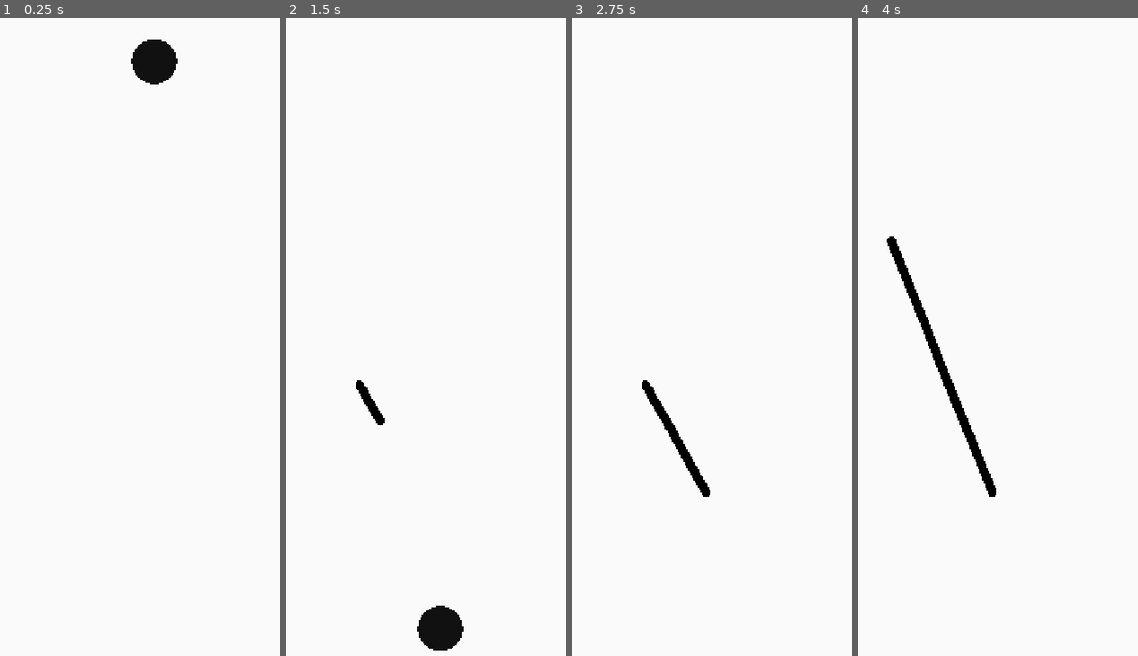
Above: before the commit, frames 1-4 (left to right).
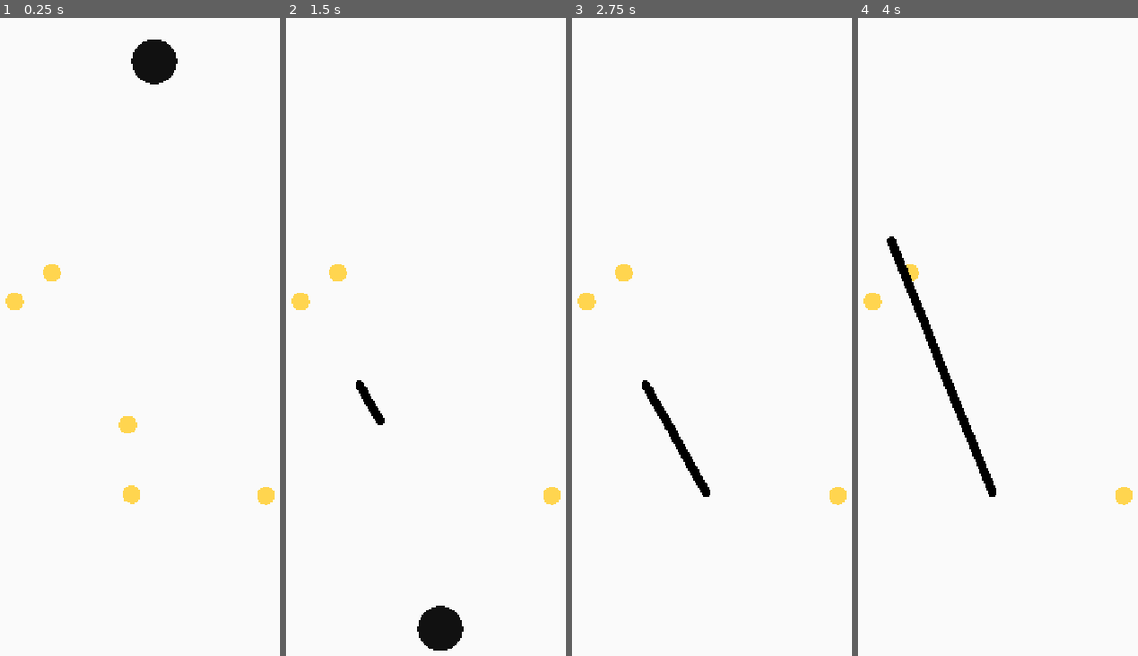
Above: after the commit, the same moments.

Repository: day-dreamer-11/bounce-line-
Game: Godot game, scene res://scenes/TrailDemo.tscn
Two runs of this game, one before a commit and one after it. Both use one fixed random seed, a clock stepped at 60 frames per second and the inputs below.
Inputs (mouse positions are in pixels of both pictures, inside the frame that each line leads up to):
- Up to frame 1 (0.25 s): no input
- Up to frame 2 (1.5 s): tap Enter at 0.5 s; move the mouse to (529, 311) at 0.52 s; click (529, 311) at 0.67 s; drag from (358, 381) to (420, 490) at 1.27 s
- Up to frame 3 (2.75 s): tap Space at 2 s; move the mouse to (768, 190) at 2.02 s; click (768, 190) at 2.17 s
- Up to frame 4 (4 s): tap Enter at 2.75 s; drag from (992, 490) to (891, 241) at 2.77 s; move the mouse to (1132, 458) at 3.52 s; click (1132, 458) at 3.67 s

The runs differ from the first frame. In frame 1, 0.7% of the frame differs, in the area x 1-99%, y 38-77%; in frame 2, 0.4%; in frame 3, 0.4%; in frame 4, 0.4%.

Commit message:
feat: Task 5 - 5 random gold coins, no overlap
- Area2D coins drawn as #FFD54F circles (radius 16)
- Random positions: >80px from edges, >120px from ball
- Minimum 3x radius spacing between coins
- Disappear on contact with ball

Co-Authored-By: Claude Opus 4.7 <noreply@anthropic.com>

Diff:
--- /dev/null
+++ b/scenes/Coin.tscn
@@ -0,0 +1,12 @@
+[gd_scene format=3 uid="uid://coin001"]
+
+[ext_resource type="Script" path="res://scripts/coin.gd" id="1_coin"]
+
+[sub_resource type="CircleShape2D" id="CircleShape2D_coin"]
+radius = 16.0
+
+[node name="Coin" type="Area2D"]
+script = ExtResource("1_coin")
+
+[node name="CollisionShape2D" type="CollisionShape2D" parent="."]
+shape = SubResource("CircleShape2D_coin")
--- a/scenes/TrailDemo.tscn
+++ b/scenes/TrailDemo.tscn
@@ -1,9 +1,13 @@
-[gd_scene load_steps=3 format=3]
+[gd_scene load_steps=4 format=3]
 
 [ext_resource type="Script" path="res://scripts/trail_system.gd" id="1_trail"]
 [ext_resource type="PackedScene" uid="uid://ball001" path="res://scenes/Ball.tscn" id="2_ball"]
+[ext_resource type="Script" path="res://scripts/coin_container.gd" id="3_coins"]
 
 [node name="TrailDemo" type="Node2D"]
 script = ExtResource("1_trail")
 
 [node name="Ball" parent="." instance=ExtResource("2_ball")]
+
+[node name="CoinContainer" type="Node2D" parent="."]
+script = ExtResource("3_coins")
--- /dev/null
+++ b/scripts/coin.gd
@@ -0,0 +1,18 @@
+extends Area2D
+## Gold coin — disappears when touched by the ball.
+
+const RADIUS := 16.0
+const COLOR := Color(1.0, 0.835, 0.31)
+
+
+func _ready() -> void:
+	body_entered.connect(_on_body_entered)
+	queue_redraw()
+
+
+func _draw() -> void:
+	draw_circle(Vector2.ZERO, RADIUS, COLOR)
+
+
+func _on_body_entered(_body: Node2D) -> void:
+	queue_free()
--- /dev/null
+++ b/scripts/coin_container.gd
@@ -0,0 +1,51 @@
+extends Node2D
+## Spawns 5 coins at random non-overlapping positions.
+
+const COIN_COUNT := 5
+const COIN_RADIUS := 16.0
+const EDGE_MARGIN := 80.0
+const BALL_SAFE_DIST := 120.0
+
+var _coin_scene: PackedScene = null
+
+
+func _ready() -> void:
+	_coin_scene = load("res://scenes/Coin.tscn")
+	_spawn_coins()
+
+
+func _spawn_coins() -> void:
+	var bounds := get_viewport().get_visible_rect().size
+	var ball_pos := Vector2(360, 100)
+	var placed: Array[Vector2] = []
+
+	for _i in COIN_COUNT:
+		var pos := _find_valid_position(bounds, ball_pos, placed)
+		placed.append(pos)
+		var coin := _coin_scene.instantiate()
+		coin.position = pos
+		add_child(coin)
+
+
+func _find_valid_position(bounds: Vector2, ball_pos: Vector2, existing: Array[Vector2]) -> Vector2:
+	var margin := EDGE_MARGIN + COIN_RADIUS
+	var min_spacing := COIN_RADIUS * 3.0
+
+	for _attempt in 200:
+		var x := randf_range(margin, bounds.x - margin)
+		var y := randf_range(margin, bounds.y - margin)
+		var pos := Vector2(x, y)
+
+		if pos.distance_to(ball_pos) < BALL_SAFE_DIST:
+			continue
+
+		var ok := true
+		for p in existing:
+			if pos.distance_to(p) < min_spacing:
+				ok = false
+				break
+		if ok:
+			return pos
+
+	# Fallback
+	return Vector2(randf_range(margin, bounds.x - margin), randf_range(margin, bounds.y - margin))
